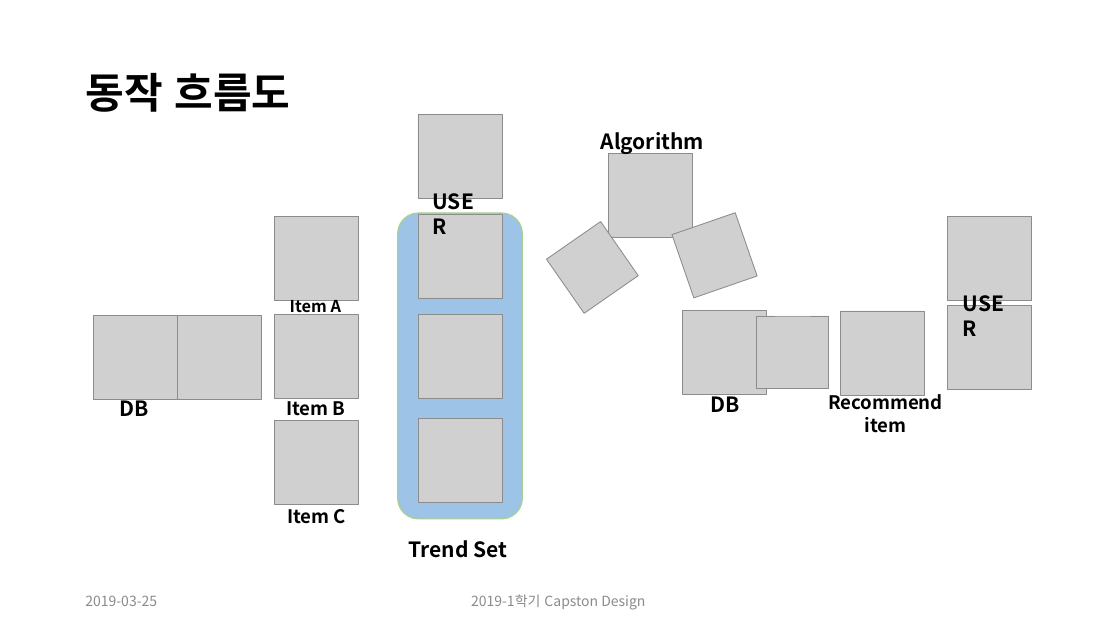
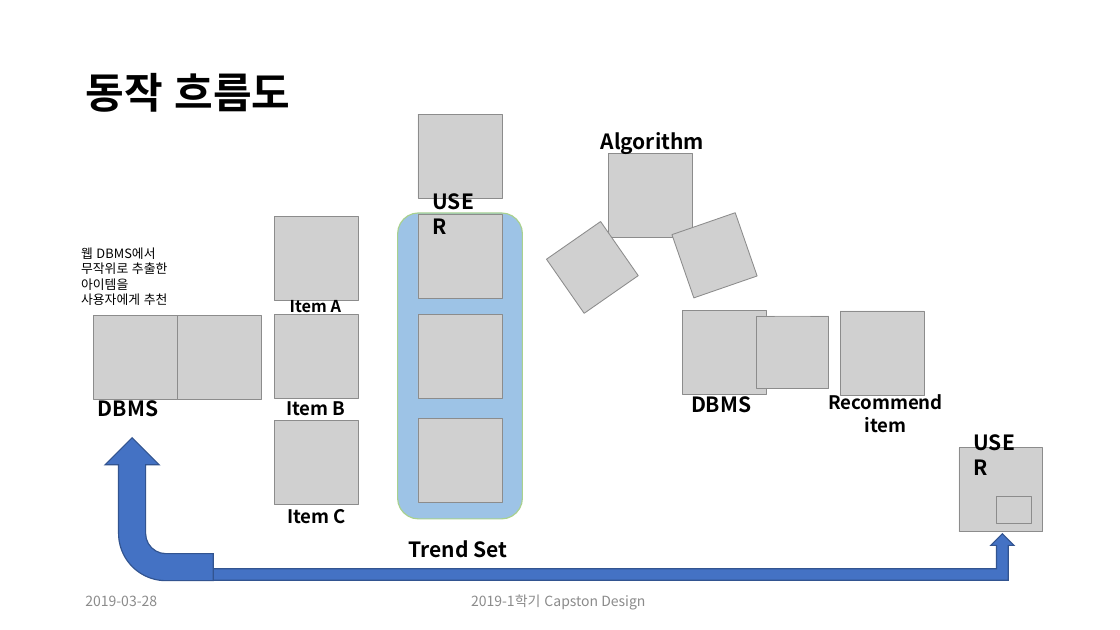
Before and after one commit to CheonSeounghyun/Coordination-Recommend, a slide deck: slide 8 of document/Capston Design Proposal_update(ppt).pptx (slide 5 before the commit). Drawn at 1120x630 pixels with LibreOffice and Linux fonts; fonts in the diff are those of the drawing; grey boxes stand for pictures. Boxes give left, top, right and bottom in pixels: in the first picture for what was removed or moved away, otherwise in the second. Text is boxed around its words. In the diff, an @@ line names an element or a change of style, - is before the commit and + after.

```diff
--- a/document/Capston Design Proposal_update(ppt).pptx
+++ b/document/Capston Design Proposal_update(ppt).pptx
@@ text added at (81, 247, 168, 305), 11 pt, text #000000 @@
+웹 DBMS에서 무작위로 추출한 아이템을 사용자에게 추천
@@ picture removed at (948, 305, 1032, 389) @@
@@ text at (98, 399, 158, 421): text changed @@
-DB
+DBMS
@@ text at (691, 394, 751, 417): text changed @@
-DB
+DBMS
@@ bent arrow added at (105, 438, 213, 581), fill #4472C4, outline #325491 1 pt @@
@@ picture: place and size @@
-picture at (948, 217, 1032, 301)
+picture at (960, 448, 1044, 532)
@@ text "USER": place and size @@
-text "USER" at (955, 286, 1027, 319)
+text "USER" at (965, 425, 1037, 459)
@@ picture added at (997, 497, 1032, 523) @@
@@ bent up arrow added at (162, 534, 1014, 580), fill #4472C4, outline #325491 1 pt @@
@@ text at (85, 595, 157, 606): text changed @@
-2019-03-25
+2019-03-28
```
Also in this commit, not shown: 10 other slides changed, 2 slides added, 2 slides removed.
